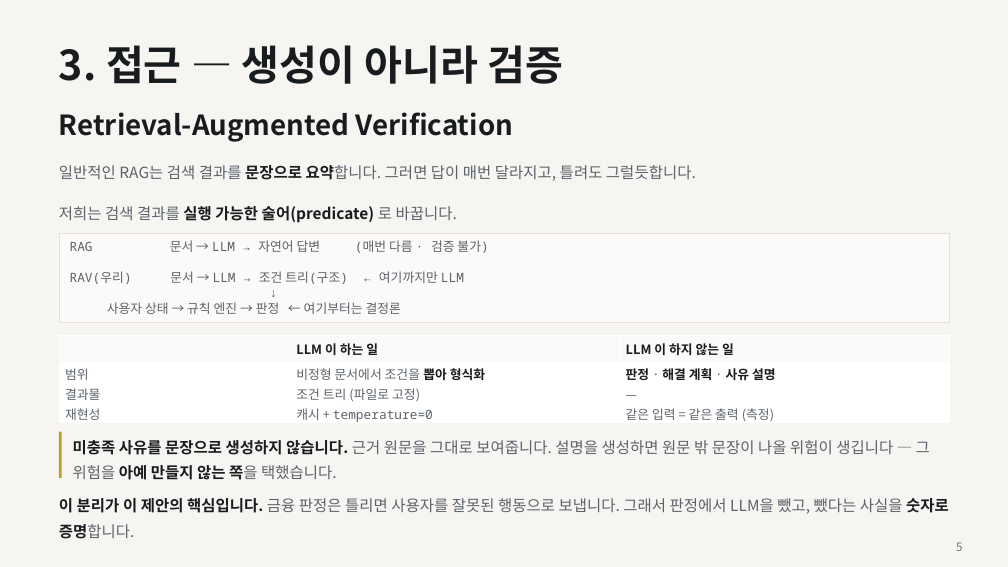
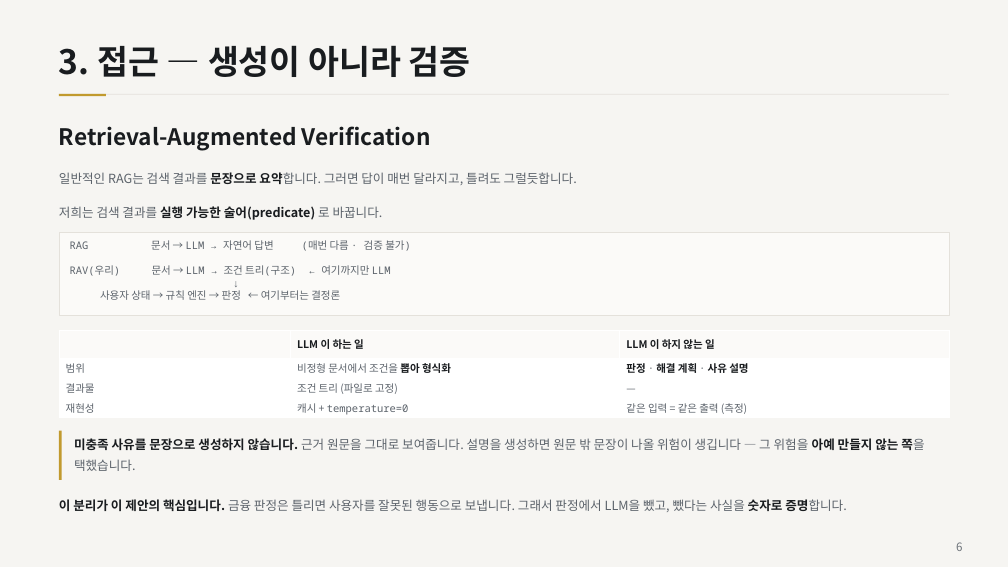
Before and after one commit to ChoHyeonChan/kb-ai-challenge-2026, a slide deck: slide 6 of docs/기술설명서.pptx (slide 5 before the commit). Drawn at 1008x567 pixels with LibreOffice and Linux fonts; fonts in the diff are those of the drawing. Boxes give left, top, right and bottom in pixels: in the first picture for what was removed or moved away, otherwise in the second. Text is boxed around its words. In the diff, an @@ line names an element or a change of style, - is before the commit and + after.

```diff
--- a/docs/기술설명서.pptx
+++ b/docs/기술설명서.pptx
@@ text "3. 접근 — 생성이 아니라 ..." at (59, 45, 471, 77): size 39.2 to 32 pt; line spacing 1 to 1.05 @@
@@ rectangle added at (59, 94, 949, 95), fill #E4E1DB @@
@@ rectangle added at (59, 94, 106, 96), fill #C19A2E @@
@@ text "Retrieval-Augmented Verification": place and size @@
-text "Retrieval-Augmented Verification" at (59, 112, 513, 142)
+text "Retrieval-Augmented Verification" at (59, 126, 431, 151)
@@ text "Retrieval-Augmented Verification" at (59, 126, 431, 151): size 26.5 to 21.6 pt; line spacing 1 to 1.05 @@
@@ text "일반적인 RAG는 검색 결과를 문장으로 ...": place and size @@
-text "일반적인 RAG는 검색 결과를 문장으로 ..." at (59, 165, 696, 181)
+text "일반적인 RAG는 검색 결과를 문장으로 ..." at (59, 172, 577, 185)
@@ rectangle "RAG 문서 → LLM → ...": place and size @@
-rectangle "RAG 문서 → LLM → ..." at (59, 234, 949, 324)
+rectangle "RAG 문서 → LLM → ..." at (59, 232, 949, 315)
@@ rectangle "RAG 문서 → LLM → ..." at (59, 232, 949, 315): size 12.2 to 10 pt @@
@@ table at (59, 330, 950, 419) @@
@@ size 12.2 to 10 pt @@
@@ table: place and size @@
-table at (59, 335, 950, 426)
+table at (59, 330, 950, 419)
@@ text "미충족 사유를 문장으로 생성하지 않습니다. ..." at (74, 438, 924, 471): size 14.7 to 12 pt; line spacing 1.35 to 1.4 @@
@@ size 14.7 to 12 pt in 3 elements at (59, 206, 383, 220), (59, 172, 577, 185), (59, 499, 846, 512) @@
```
Also in this commit, not shown: 33 other slides changed, 3 slides added, 1 slide removed, 2 other files.
